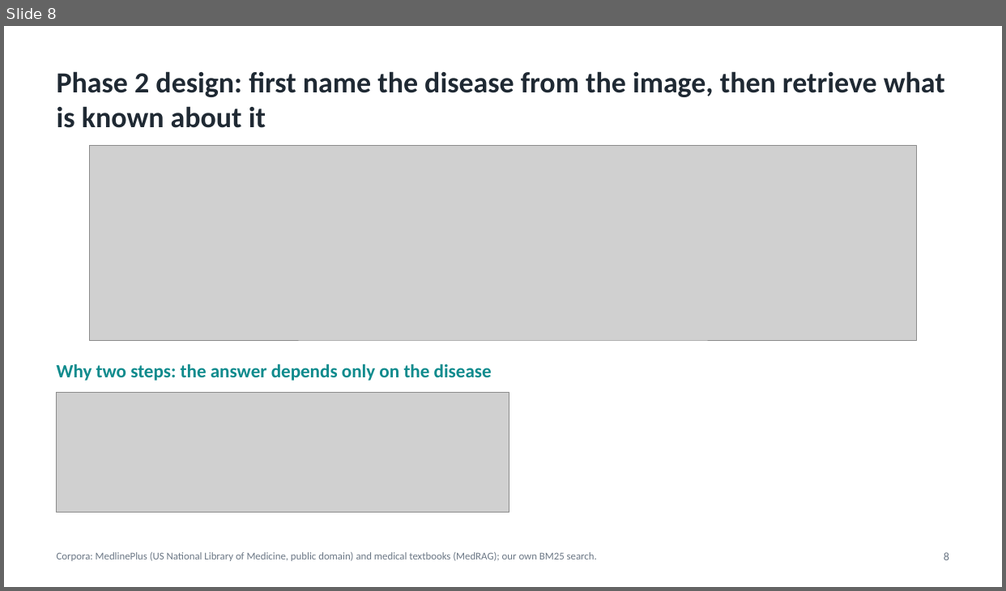
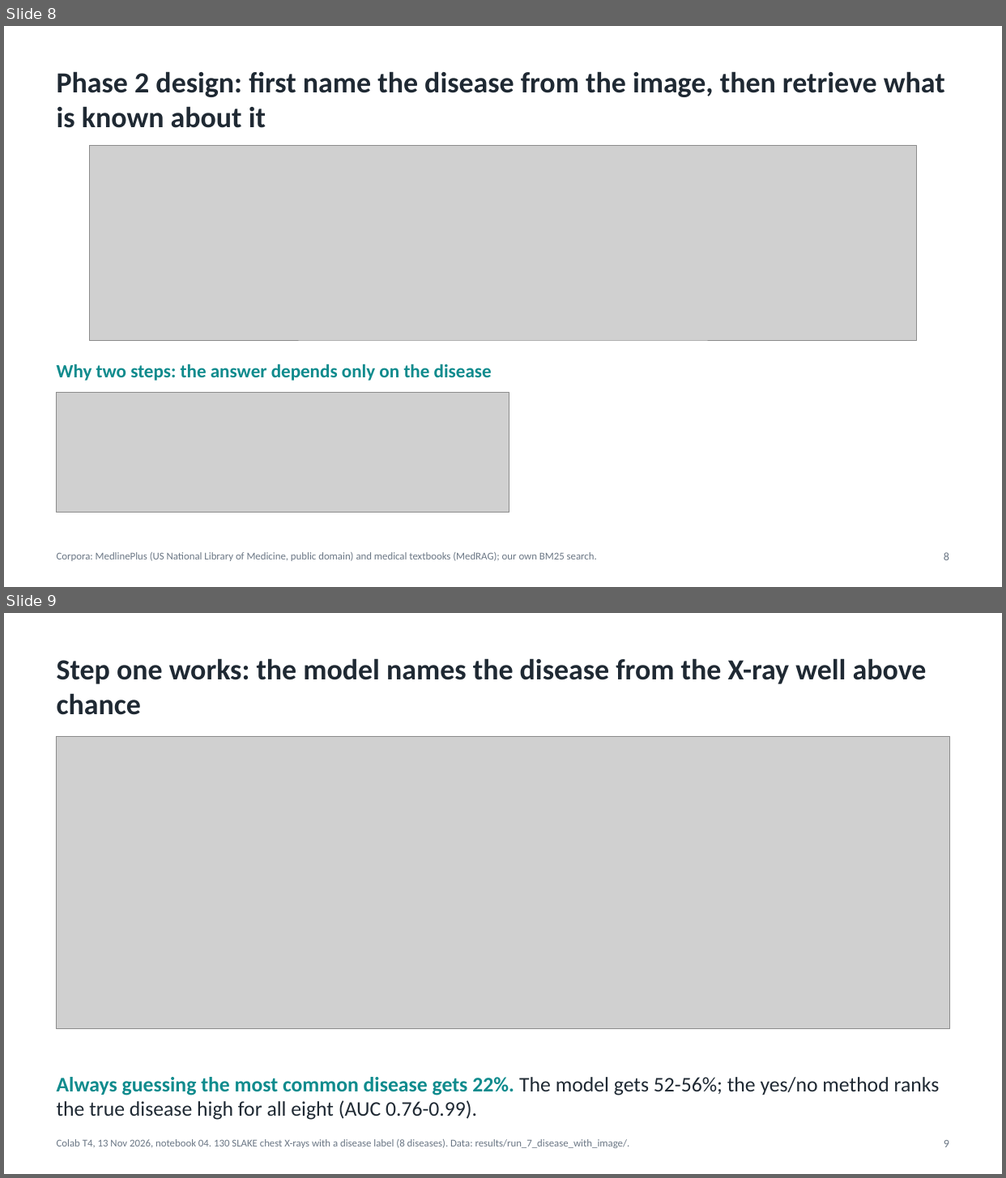
Before and after one commit to Ankritjarngal/medvqa-cxr-chexagent, a slide deck: deliverables/presentation/Medical_VQA_CXR_Project_Presentation.pptx. Shown one above the other, each under a label of ours: slide 8 before the commit, slides 8 and 9 after it. The pictures are 1006x591 and 1006x1178 pixels, drawn with LibreOffice and Linux fonts; fonts in the diff are those of the drawing; grey boxes stand for pictures. Boxes give left, top, right and bottom in pixels: in the first picture for what was removed or moved away, otherwise in the second. Text is boxed around its words. In the diff, an @@ line names an element or a change of style, - is before the commit and + after.

```diff
--- a/deliverables/presentation/Medical_VQA_CXR_Project_Presentation.pptx
+++ b/deliverables/presentation/Medical_VQA_CXR_Project_Presentation.pptx
@@ slide 9 added at (x1=4, y1=613, x2=1002, y2=1174), background #FFFFFF @@
@@ text added at (x1=57, y1=658, x2=927, y2=715), 28 pt, text #1F2933, bold @@
+Step one works: the model names the disease from the X-ray well above chance
@@ picture added at (x1=57, y1=736, x2=949, y2=1029) @@
@@ text added at (x1=57, y1=1077, x2=940, y2=1120), 20 pt, text #1F2933 @@
+Always guessing the most common disease gets 22%. The model gets 52-56%; the yes/no method ranks the true disease high for all eight (AUC 0.76-0.99).
@@ text added at (x1=57, y1=1139, x2=630, y2=1148), 10 pt, text #6B7785 @@
+Colab T4, 13 Nov 2026, notebook 04. 130 SLAKE chest X-rays with a disease label (8 diseases). Data: results/run_7_disease_with_image/.
@@ text added at (x1=944, y1=1140, x2=949, y2=1148), 11 pt, text #6B7785 @@
+9
```
Also in this commit, not shown: 3 slides changed, 22 other files.
